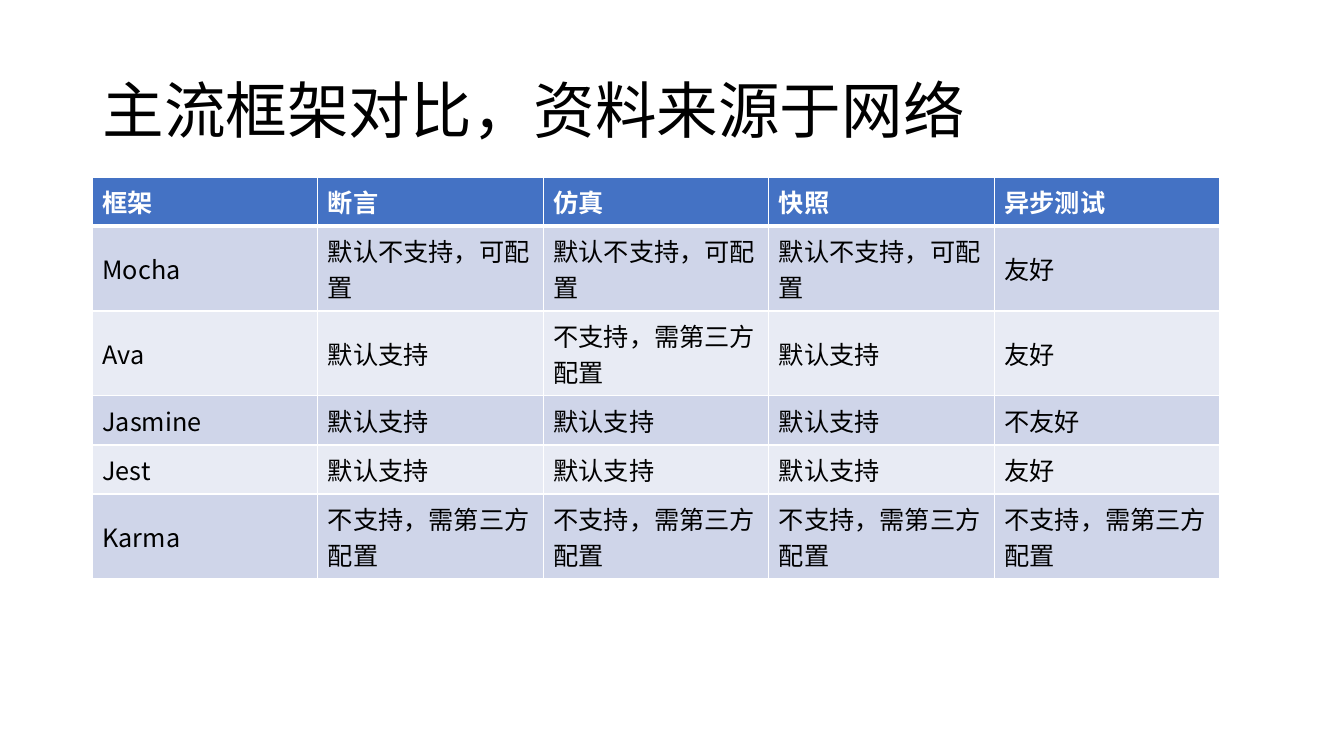
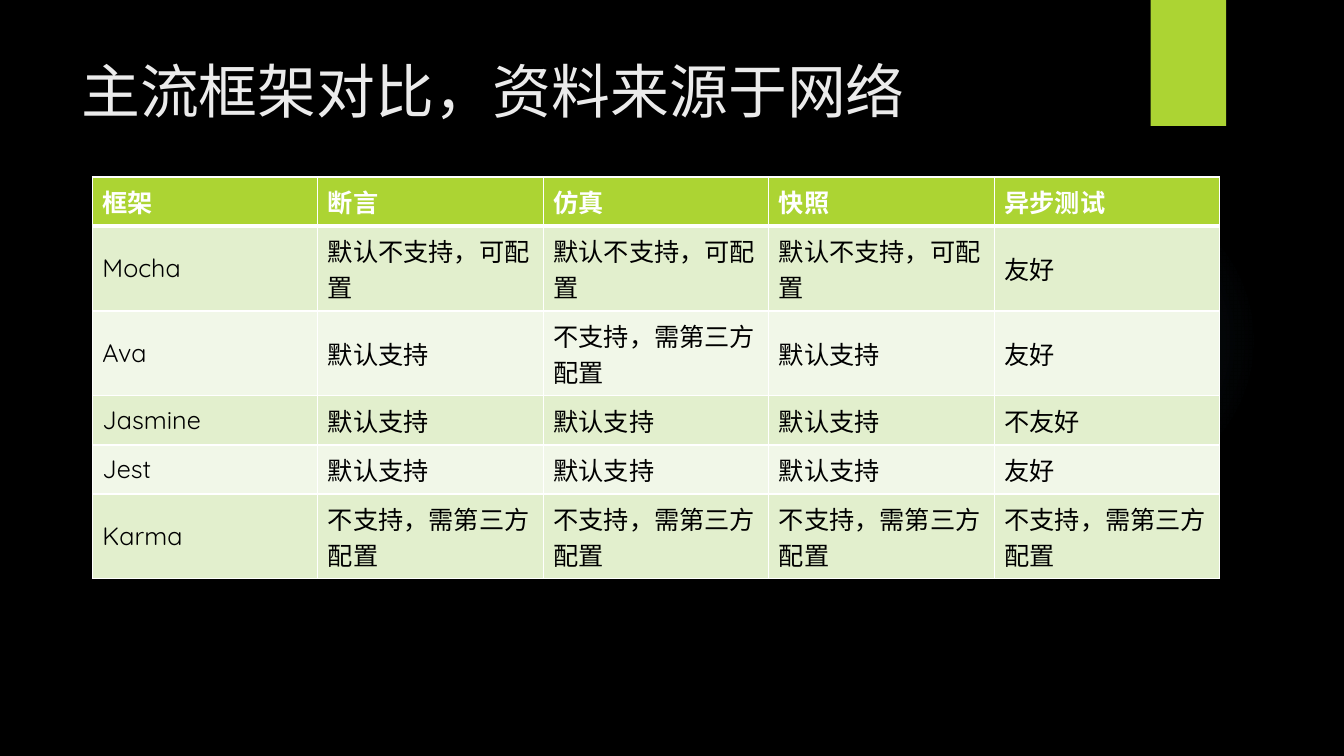
Before and after one commit to WangEbo/auto-test, a slide deck: slide 7 of 王博书的分享/自动化测试.pptx. Drawn at 1344x756 pixels with LibreOffice and Linux fonts; fonts in the diff are those of the drawing; background and template pictures are left out. Boxes give left, top, right and bottom in pixels: in the first picture for what was removed or moved away, otherwise in the second. Text is boxed around its words. In the diff, an @@ line names an element or a change of style, - is before the commit and + after.

```diff
--- a/王博书的分享/自动化测试.pptx
+++ b/王博书的分享/自动化测试.pptx
@@ background #FFFFFF to picture (left out) @@
@@ rectangle added at (1150, 0, 1226, 126), fill #ACD433 @@
@@ title "主流框架对比，资料来源于网络": place and size @@
-title "主流框架对比，资料来源于网络" at (102, 80, 964, 140)
+title "主流框架对比，资料来源于网络" at (81, 63, 904, 119)
@@ title "主流框架对比，资料来源于网络" at (81, 63, 904, 119): size 44 to 42 pt, font Noto Sans CJK SC to Quicksand, text colour #000000 to #EBEBEB; line spacing 0.9 to 1; vertical alignment middle to top @@
@@ table at (93, 177, 1222, 580) @@
@@ fill #4472C4 to #ACD433 in row 1 @@
@@ fill #CFD5EA to #E3EFCE in 15 cells @@
@@ fill #E9EBF5 to #F1F7E8 in 10 cells @@
@@ font Noto Sans CJK SC to Quicksand @@
@@ ellipse added at (949, 185, 1259, 495), fill gradient #7AC4F0 @@
```
Also in this commit, not shown: 11 other slides changed, 1 slide added, 1 slide removed.
